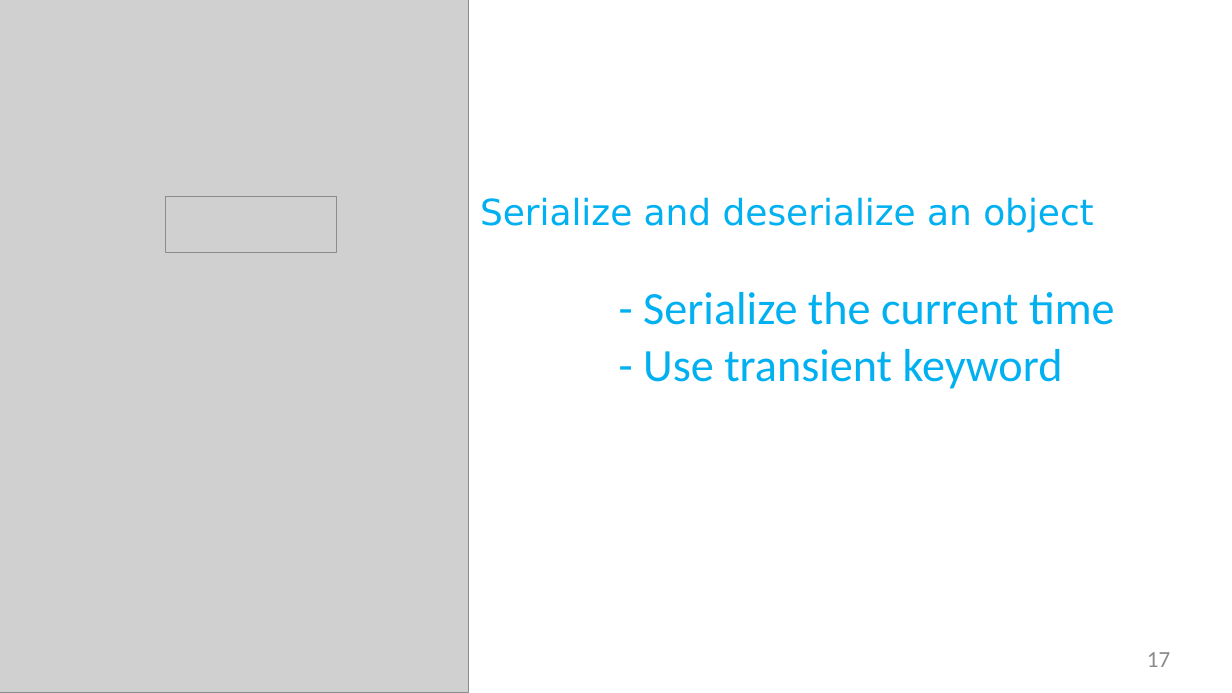
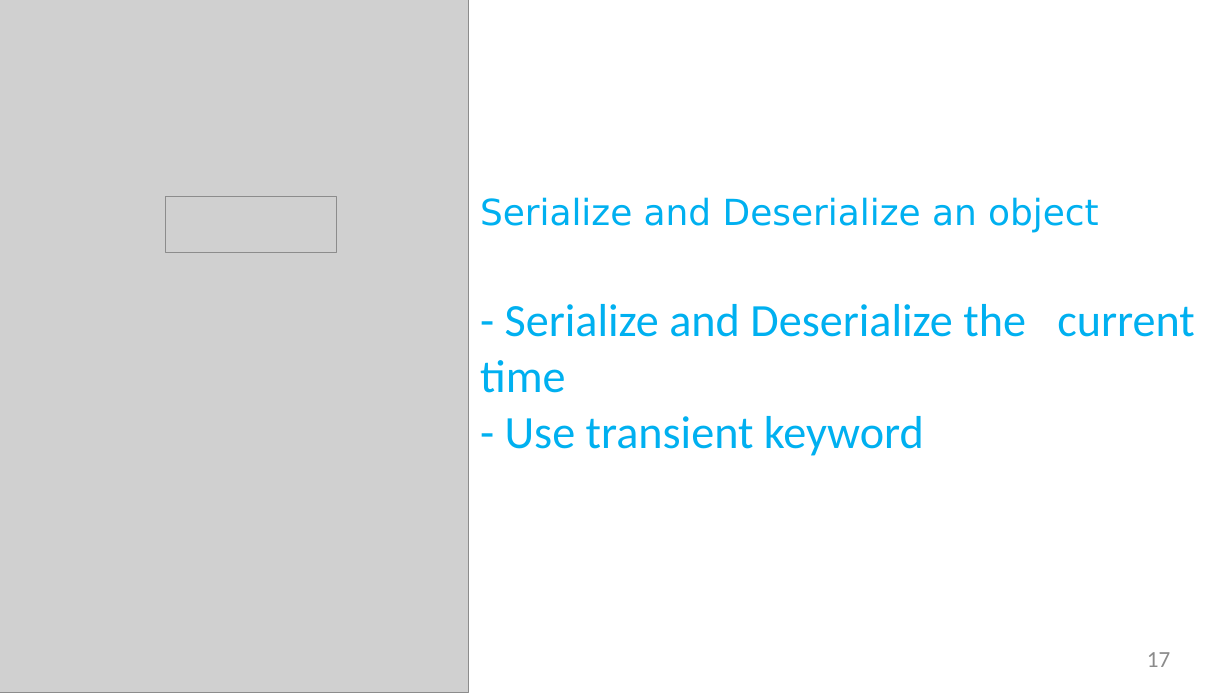
Before and after one commit to StevenJoseph19/JR-31, a slide deck: slide 17 of 1. Core Java 8/Day 8/2. Persisting Objects with Serialization/Slides/2. Persisting Objects with Serialization/persisting-objects-with-serialization-slides.pptx. Drawn at 1232x693 pixels with LibreOffice and Linux fonts; fonts in the diff are those of the drawing; grey boxes stand for pictures; background and template pictures are left out. Boxes give left, top, right and bottom in pixels: in the first picture for what was removed or moved away, otherwise in the second. Text is boxed around its words. In the diff, an @@ line names an element or a change of style, - is before the commit and + after.

```diff
--- a/1. Core Java 8/Day 8/2. Persisting Objects with Serialization/Slides/2. Persisting Objects with Serialization/persisting-objects-with-serialization-slides.pptx
+++ b/1. Core Java 8/Day 8/2. Persisting Objects with Serialization/Slides/2. Persisting Objects with Serialization/persisting-objects-with-serialization-slides.pptx
@@ text at <box>480,197,1195,393</box>: text changed; size 28 to 36 pt; font DejaVu Sans to Calibri @@
-Serialize and deserialize an object
-      - Serialize the current time
+Serialize and Deserialize an object
+- Serialize and Deserialize the current time
@@ text at <box>505,416,924,456</box>: list level 4 to 1 in "- Use transient keyword" @@
```
Also in this commit, not shown: 3 other files.
